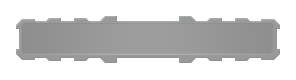
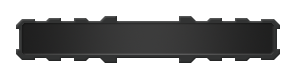
The second 296×80 image is a revision of the first. Changes to its layers:
"Transparency": opacity 50% → 100% over [16, 16, 280, 63]
